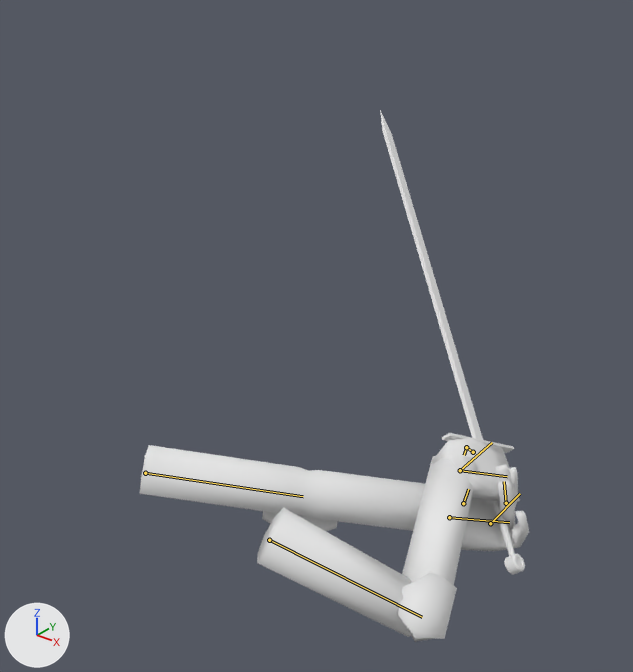
One commit to the Blender file player/models/FirstPersonArms.blend: the scene before it, then after it.
The view is the same before and after, from a camera (50 mm lens) standing at (1.66, -1.52, 1.25) and looking at (-0.04, 0.6, -0.06). Every picture has the same lights, and +X, +Y and +Z are marked at lower left. Both versions are drawn at frame 0 of the action 'Block'; the numbers are the values there. The bones that change are drawn over the model as lines.

Names of what the first picture shows: 'Arm.L', 'Arm.R', 'Cube.003', 'Cube.004', 'Cube.007', 'Elbow.R', 'Hand.L', 'Hand.R', 'SwordHilt'.
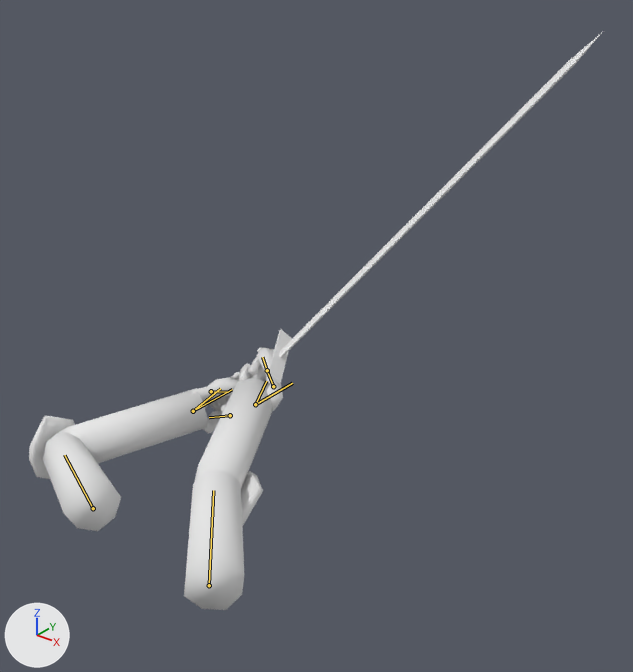
ob_sword is not drawn itself; it is the parent of ob_swordhilt.

The edits, one by one:
Bone 'Bone.001' (bone_bone_001) moves from (0.0, 0.0, 0.0) to (0.0, 0.0, 0.248).
Bone 'Bone.003' (bone_bone_003) turns from (58, 27, -19) to (12, 0, 1) degrees about its own x, y and z.
Bone 'Bone.006' (bone_bone_006) turns from (9, -5, -34) to (13, -1, -52) degrees about its own x, y and z.
Bone 'Bone.007' (bone_bone_007) turns from (37, -30, -48) to (69, -40, -52) degrees about its own x, y and z.
Bone 'Bone.008' (bone_bone_008) moves from (0.0, 0.0, 0.0) to (0.0, -0.019, 0.227).
Bone 'Bone.010' (bone_bone_010) turns from (-10, -10, -8) to (6, 51, -34) degrees about its own x, y and z.
Bone 'Bone.012' (bone_bone_012) turns from (0, 0, 0) to (-4, -1, 80) degrees about its own x, y and z.
Bone 'Bone.013' (bone_bone_013) turns from (0, 0, 0) to (-13, 15, -42) degrees about its own x, y and z.
Bone 'Bone.015' (bone_bone_015) moves from (-0.007, 0.655, -0.764) to (-0.021, 0.572, -1.593).
Bone 'Bone.016' (bone_bone_016) moves from (1.299, -0.947, -0.302) to (0.343, -0.935, 2.254).
Bone 'Bone.017' (bone_bone_017) moves from (0.282, 0.707, 1.906) to (0.116, 0.454, 0.762).
Bone 'Bone.018' (bone_bone_018) moves from (0.0, 0.0, 0.0) to (1.436, -0.905, -0.632).

What differs and where, as boxes (x1, y1, x2, y2) in the pictures (633 x 672 px):
'Arm.R', posed (59% narrower, 28% taller)
    before: (257, 456, 477, 637)
    after: (184, 378, 273, 610)
'Arm.L', posed
    before: (140, 445, 425, 531)
    after: (42, 388, 207, 531)
'Cube.003', posed (212% wider)
    before: (380, 110, 483, 440)
    after: (279, 33, 602, 358)
'Hand.L', posed
    before: (461, 464, 529, 551)
    after: (192, 376, 238, 423)
'Elbow.R', posed
    before: (397, 573, 457, 642)
    after: (241, 471, 263, 526)
'Hand.R', posed
    before: (432, 438, 520, 506)
    after: (232, 347, 283, 413)
'Cube.007', posed
    before: (262, 511, 337, 531)
    after: (29, 415, 75, 479)
'Cube.004', posed (64% narrower, 167% taller)
    before: (442, 433, 514, 453)
    after: (267, 329, 292, 384)
'SwordHilt', posed
    before: (492, 500, 515, 556)
    after: (213, 365, 266, 424)
'Cylinder.001', posed (24% narrower, 23% shorter)
    before: (505, 554, 525, 575)
    after: (203, 417, 218, 433)
bone 'Bone.001', root to tip
    before: (269, 540) to (422, 617)
    after: (209, 585) to (213, 490)
bone 'Bone.003', root to tip
    before: (460, 470) to (507, 476)
    after: (255, 404) to (266, 381)
bone 'Bone.006', root to tip
    before: (473, 452) to (466, 447)
    after: (273, 386) to (267, 370)
bone 'Bone.007', root to tip
    before: (466, 447) to (464, 455)
    after: (267, 370) to (262, 357)
bone 'Bone.008', root to tip
    before: (145, 473) to (303, 496)
    after: (93, 508) to (64, 455)
bone 'Bone.010', root to tip
    before: (449, 517) to (509, 522)
    after: (193, 411) to (220, 388)
bone 'Bone.012', root to tip
    before: (506, 503) to (504, 481)
    after: (230, 415) to (209, 417)
bone 'Bone.013', root to tip
    before: (463, 503) to (468, 489)
    after: (211, 391) to (228, 392)
bone 'Bone.015', root to tip
    before: (460, 470) to (492, 442)
    after: (255, 404) to (292, 383)
bone 'Bone.017', root to tip
    before: (490, 523) to (520, 493)
    after: (193, 411) to (232, 389)
